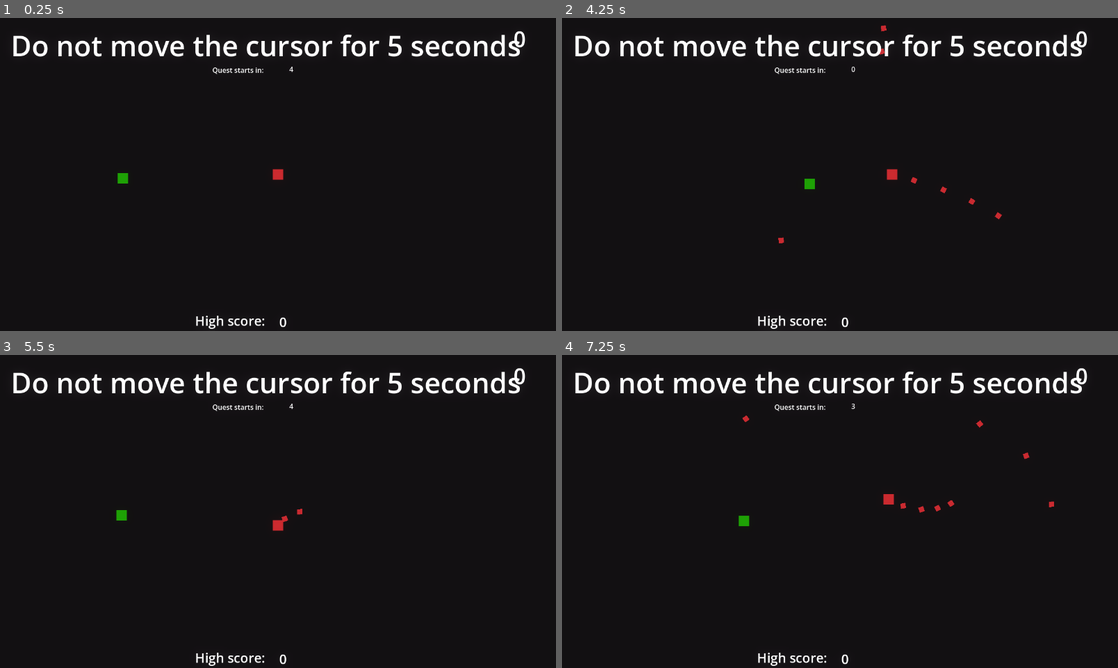
Above: before the commit, frames 1-4 (two rows, left to right).
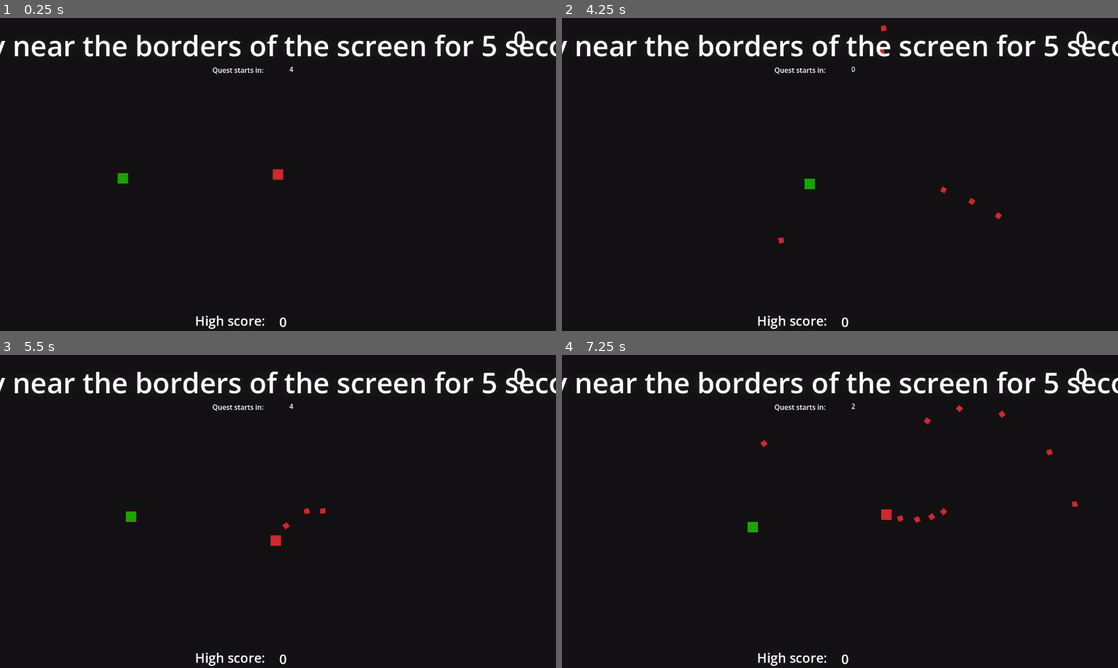
Above: after the commit, the same moments.

Repository: DiScarlet/ShootEm
Game: Godot game, scene res://scenes/arena.tscn
Two runs of this game, one before a commit and one after it. Both use one fixed random seed, a clock stepped at 60 frames per second and the inputs below.
Inputs (mouse positions are in pixels of both pictures, inside the frame that each line leads up to):
- Up to frame 1 (0.25 s): no input
- Up to frame 2 (4.25 s): tap Enter at 0.5 s; move the mouse to (962, 158) at 0.52 s; press the mouse at (962, 158) at 0.53 s; hold D (move_right) 0.53-1.28 s; move the mouse to (728, 190) at 1.27 s; release the mouse at (728, 190) at 1.28 s; hold S (move_down) 1.28-2.03 s; click (728, 190) at 1.35 s; move the mouse to (895, 105) at 2.02 s; press the mouse at (895, 105) at 2.03 s; hold D (move_right) 2.03-2.78 s; move the mouse to (812, 237) at 2.77 s; release the mouse at (812, 237) at 2.78 s; hold W (move_up) 2.78-3.53 s; click (812, 237) at 2.85 s; move the mouse to (1006, 221) at 3.52 s; press the mouse at (1006, 221) at 3.53 s; hold A (move_left) from 3.53 s (still down)
- Up to frame 3 (5.5 s): move the mouse to (111, 464) at 4.27 s; release the mouse at (111, 464) at 4.28 s; click (111, 464) at 4.35 s; move the mouse to (305, 511) at 5.02 s; release A (move_left) at 5.03 s; press the mouse at (305, 511) at 5.03 s; hold S (move_down) from 5.03 s (still down)
- Up to frame 4 (7.25 s): move the mouse to (756, 433) at 5.77 s; release S (move_down) at 5.78 s; release the mouse at (756, 433) at 5.78 s; hold D (move_right) 5.78-6.53 s; click (756, 433) at 5.85 s; move the mouse to (962, 495) at 6.52 s; press the mouse at (962, 495) at 6.53 s; hold W (move_up) from 6.53 s (still down)

The runs differ from the first frame. In frame 1, 3.0% of the frame differs, in the area x 0-100%, y 5-13%; in frame 2, 3.1%; in frame 3, 3.3%; in frame 4, 3.6%, in the area x 0-100%, y 5-57%.

Commit message:
Added center_only and border_only

Diff:
--- a/scripts/quests/QuestManager.gd
+++ b/scripts/quests/QuestManager.gd
@@ -20,9 +20,10 @@
 var player
 var quest_templates = QuestTemplates.quest_templates
 var current_template = "kill_enemy"
-var is_process_active = false
 var time_left_in_quest = 0
 var quest_state
+var center_rect: Rect2
+var border_margin := 100
 	#to do for a quest
 var enemies_to_kill = 2
 var powerups_to_collect = 1
@@ -53,6 +54,9 @@
 	add_child(quest_timer)
 	quest_timer.one_shot = true
 
+	#execute preparation functions
+	initialize_center_rect()
+
 	#connect to signals
 	GameManager.start_quest.connect(generate_random_quest)
 	GameManager.reset_level.connect(reset_difficulty)
@@ -65,9 +69,19 @@
 	cursor_moved.connect(on_cursor_moved)
 
 func _process(delta: float) -> void:
-	if is_process_active and quest_state == QuestState.ACTIVE:
+	if quest_state == QuestState.ACTIVE:
 		if current_template == "location_play":
 			check_side(delta)
+
+		elif current_template == "center_only":
+			var is_in_center = get_in_center_zone()
+			if !is_in_center:
+				fail_quest()
+
+		elif current_template == "border_only":
+			var is_in_center = get_in_center_zone()
+			if is_in_center:
+				fail_quest()
 
 #action functions
 func generate_random_quest():
@@ -79,7 +93,7 @@
 		player = GameManager.player
 
 	#HRDCODED FOR TESTING replace with current_template = quest_templates.keys().pick_random()
-	current_template = "cursor_hold"
+	current_template = "border_only"
 	GameManager.quest_type = current_template
 	var template = quest_templates[current_template]
 
@@ -101,21 +115,22 @@
 		start_base()
 	elif current_template == "cursor_hold":
 		start_base_timer(time_cursor_to_be_stationary)
+	elif current_template == "center_only" or current_template == "border_only":
+		start_center_border_only()
 
 func complete_quest():
 	quest_state = QuestState.FINISHED
 	print("quest completed!")
-	stop_timer_and_disconnect()
+	timer_process_stop_disconnect()
 
 	generate_random_quest()
 
 func fail_quest():
 	quest_state = QuestState.FINISHED
-	stop_timer_and_disconnect()
+	timer_process_stop_disconnect()
 	print("quest failed, you bastard! - in James May's voice")
 	player.die()
 
-	is_process_active = false
 	set_process(false)
 
 func reset_difficulty():
@@ -142,7 +157,7 @@
 		quest_duration += 5
 		time_left_in_quest = quest_duration
 
-	elif current_template == "timed_no_kill" or current_template == "accuracy":
+	elif current_template == "timed_no_kill" or current_template == "accuracy" or current_template == "center_only" or current_template == "border_only":
 		quest_duration += 5
 	elif current_template == "timed_only_kill":
 		target_color = enemy_colors.pick_random()
@@ -173,7 +188,7 @@
 	elif current_template == "location_play":
 		quest_text = quest_text.replace("{side}", side_to_stay)
 		quest_text = quest_text.replace("{time}", str(quest_duration))
-	elif current_template == "timed_no_kill" or current_template == "accuracy":
+	elif current_template == "timed_no_kill" or current_template == "accuracy" or current_template == "center_only" or current_template == "border_only":
 		quest_text = quest_text.replace("{time}", str(quest_duration))
 	elif current_template == "timed_only_kill":
 		quest_text = quest_text.replace("{color}", target_color)
@@ -207,7 +222,6 @@
 
 func start_location_quest():
 	start_base()
-	is_process_active = true
 	set_process(true)
 
 func start_multi_kill():
@@ -216,6 +230,11 @@
 	if !quest_timer.timeout.is_connected(fail_quest):
 		quest_timer.timeout.connect(fail_quest)
 
+func start_center_border_only():
+	print("In start_center_border_only")
+	start_base_timer(quest_duration)
+	set_process(true)
+
 #quest-specific helper functions
 func check_side(delta):
 	if player.get_current_side() != side_to_stay:
@@ -225,6 +244,23 @@
 
 	if time_left_in_quest <= 0:
 		complete_quest()
+
+func initialize_center_rect():
+	var win_size = GameManager.WINDOW_SIZE
+	var center_size: Vector2i = win_size * 0.4
+	var center_pos = (win_size - center_size) / 2
+	center_rect = Rect2(center_pos, center_size)
+
+func get_in_center_zone():
+
+	var player_pos = player.global_position
+
+	if center_rect.has_point(player_pos):
+		print("in center")
+		return true
+	else:
+		print("NOT in center")
+		return false
 
 #player events functions
 func on_enemy_killed(color):
@@ -295,7 +331,9 @@
 		fail_quest()
 
 #system helper functions
-func stop_timer_and_disconnect():
+func timer_process_stop_disconnect():
+	set_process(false)
+
 	if !quest_timer.is_stopped():
 		quest_timer.stop()
 
